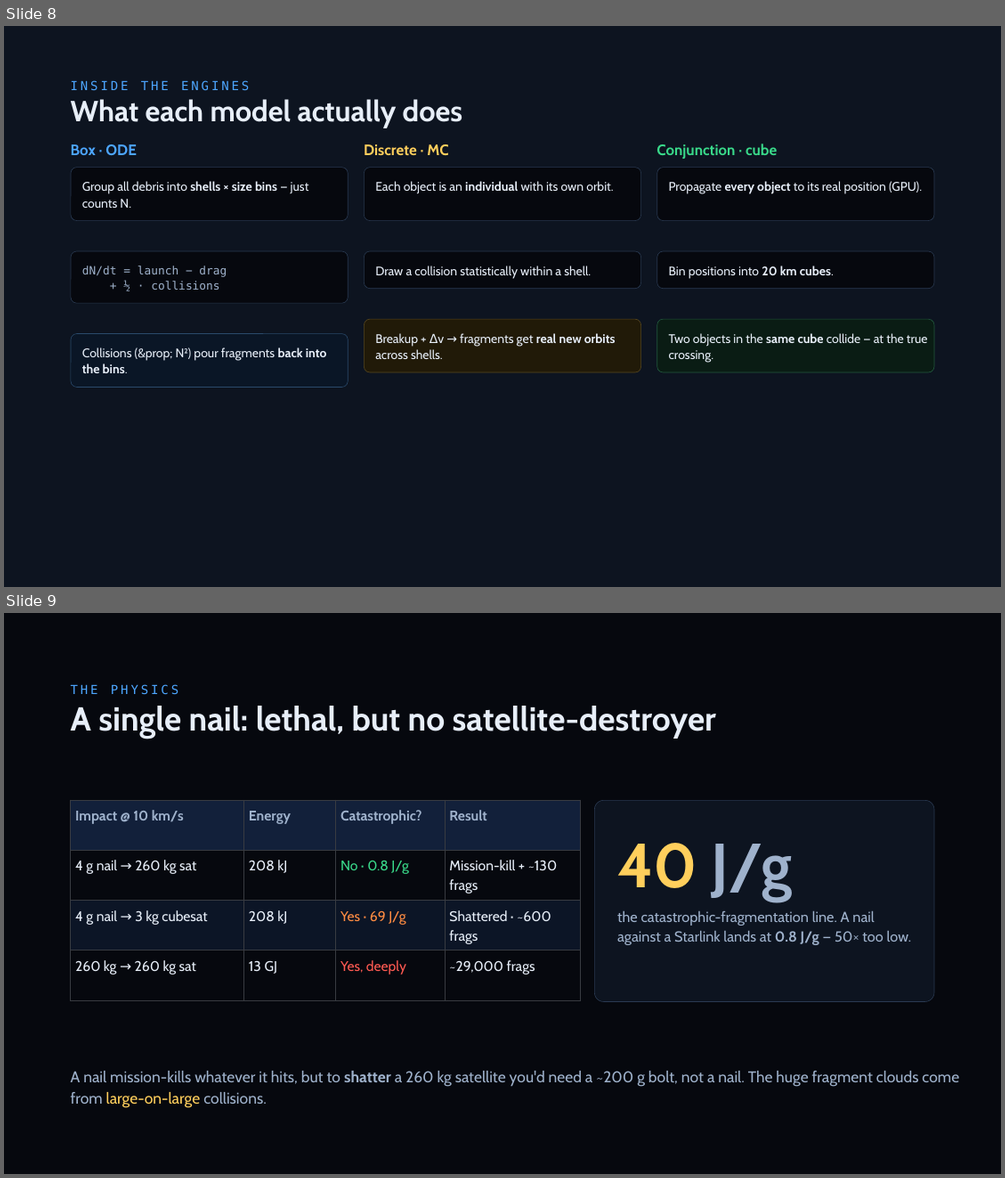
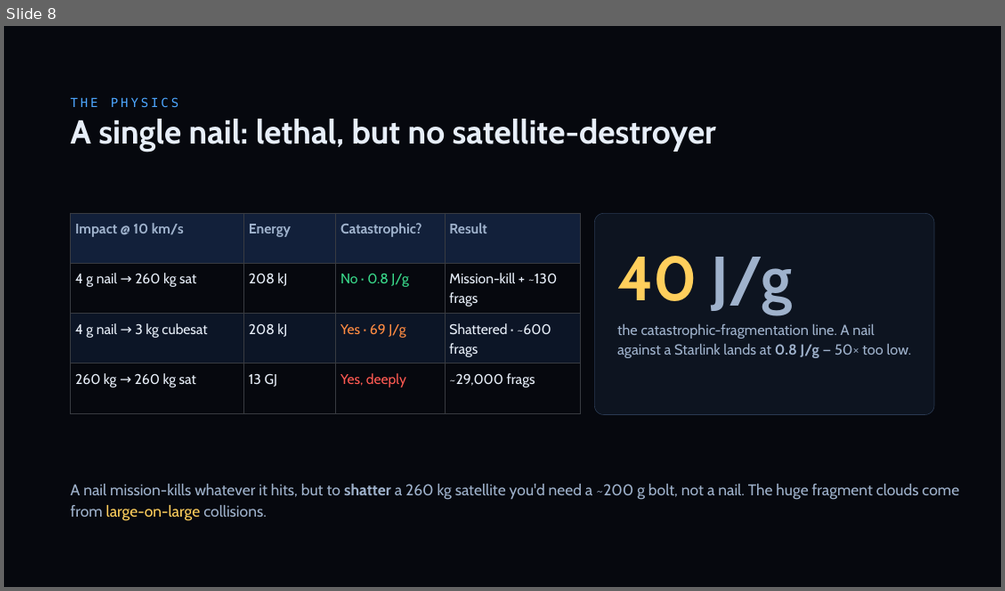
Before and after one commit to TimKadyrov/DebrisCascade, a slide deck: Barrel of Nails — Kessler Study.pptx. Shown one above the other, each under a label of ours: slides 8 and 9 before the commit, slide 8 after it. The pictures are 1005x1178 and 1005x591 pixels, drawn with LibreOffice and Linux fonts; fonts in the diff are those of the drawing; background and template pictures are left out. Boxes give left, top, right and bottom in pixels: in the first picture for what was removed or moved away, otherwise in the second. Text is boxed around its words. In the diff, an @@ line names an element or a change of style, - is before the commit and + after.

```diff
--- a/Barrel of Nails — Kessler Study.pptx
+++ b/Barrel of Nails — Kessler Study.pptx
@@ slide 8 removed at <box>4,26,1001,587</box>, background #0D1420 @@
@@ text removed at <box>71,80,249,90</box> @@
-INSIDE THE ENGINES
@@ text removed at <box>71,99,463,127</box> @@
-What each model actually does
@@ text removed at <box>71,144,137,156</box> @@
-Box · ODE
@@ text removed at <box>364,144,448,156</box> @@
-Discrete · MC
@@ text removed at <box>656,143,777,159</box> @@
-Conjunction · cube
@@ rounded rectangle removed at <box>71,168,348,220</box> @@
@@ text removed at <box>82,181,309,208</box> @@
-Group all debris into shells × size bins — just counts N.
@@ rounded rectangle removed at <box>364,168,641,220</box> @@
@@ text removed at <box>375,181,613,194</box> @@
-Each object is an individual with its own orbit.
@@ rounded rectangle removed at <box>657,168,934,220</box> @@
@@ text removed at <box>669,181,922,194</box> @@
-Propagate every object to its real position (GPU).
@@ rounded rectangle removed at <box>71,251,348,303</box> @@
@@ text removed at <box>82,265,226,291</box> @@
-dN/dt = launch − drag
-+ ½ · collisions
@@ rounded rectangle removed at <box>364,251,641,289</box> @@
@@ text removed at <box>375,265,591,279</box> @@
-Draw a collision statistically within a shell.
@@ rounded rectangle removed at <box>657,251,934,289</box> @@
@@ text removed at <box>669,265,833,279</box> @@
-Bin positions into 20 km cubes.
@@ rounded rectangle removed at <box>364,319,641,372</box> @@
@@ rounded rectangle removed at <box>657,319,934,372</box> @@
@@ rounded rectangle removed at <box>71,333,348,386</box> @@
@@ text removed at <box>375,333,615,359</box> @@
-Breakup + Δv → fragments get real new orbits across shells.
@@ text removed at <box>669,333,928,362</box> @@
-Two objects in the same cube collide — at the true crossing.
@@ text removed at <box>82,347,327,373</box> @@
-Collisions (&prop; N²) pour fragments back into the bins.
@@ what was slide 9 is now slide 8 @@
```
Also in this commit, not shown: 11 slides changed, 14 other files.
